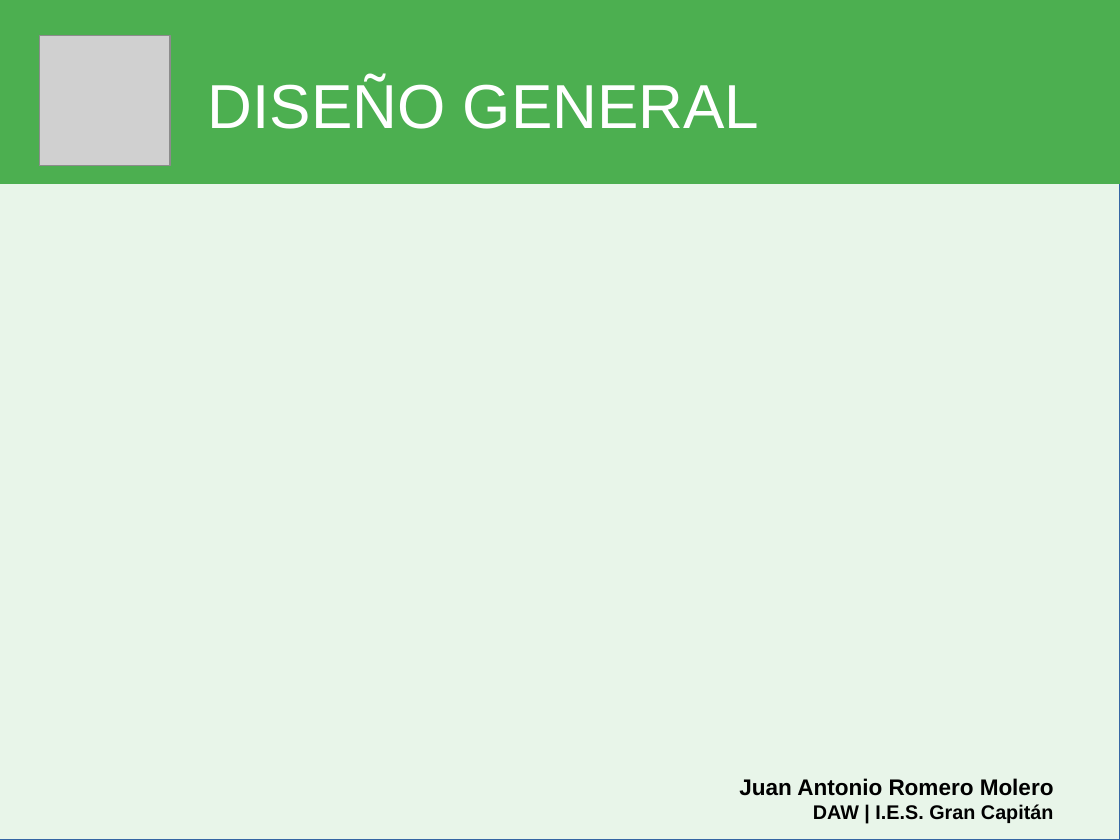
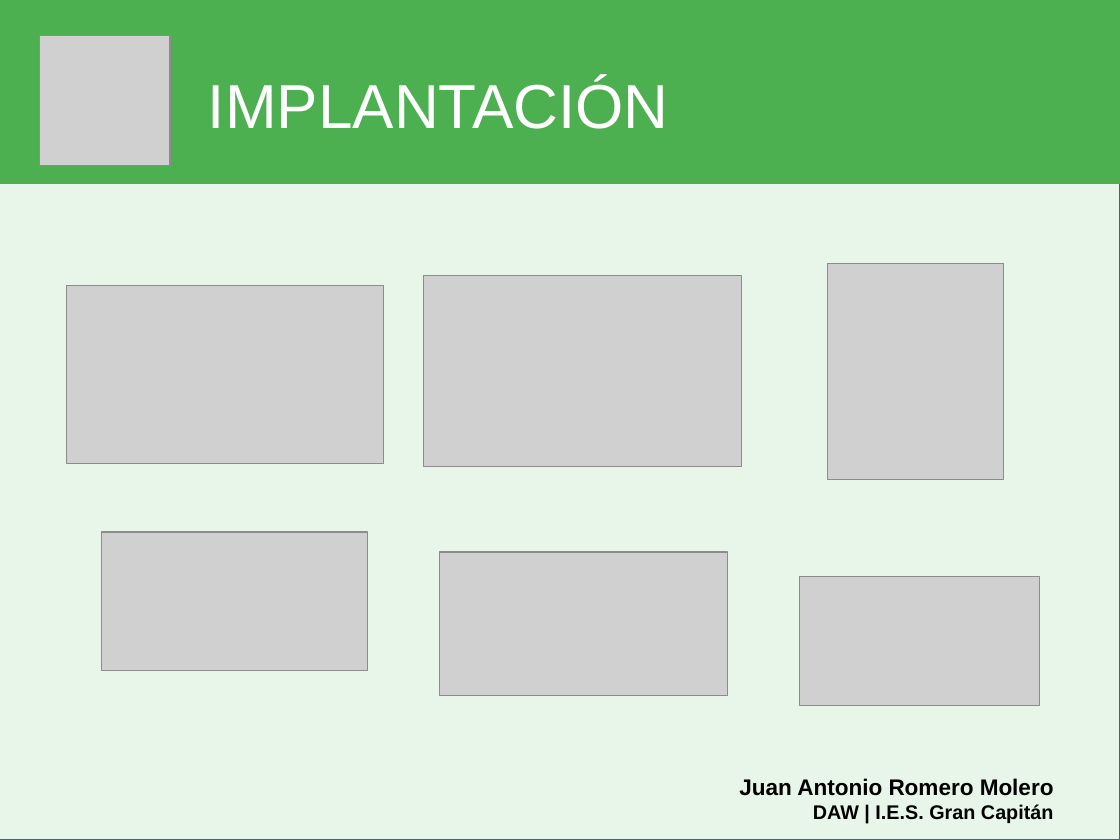
Before and after one commit to DptoInformaticaIESGranCapitan/JaRomero95-brisca-online, a slide deck: slide 15 of ppt/ppt.odp (slide 13 before the commit). Drawn at 1120x840 pixels with LibreOffice and Linux fonts; fonts in the diff are those of the drawing; grey boxes stand for pictures. Boxes give left, top, right and bottom in pixels: in the first picture for what was removed or moved away, otherwise in the second. Text is boxed around its words. In the diff, an @@ line names an element or a change of style, - is before the commit and + after.

```diff
--- a/ppt/ppt.odp
+++ b/ppt/ppt.odp
@@ title at <box>208,78,669,129</box>: text changed @@
-DISEÑO GENERAL
+IMPLANTACIÓN
@@ picture added at <box>828,264,1004,481</box> @@
@@ picture added at <box>66,286,383,464</box> @@
@@ picture added at <box>424,276,741,466</box> @@
@@ picture added at <box>102,533,369,671</box> @@
@@ picture added at <box>440,552,728,696</box> @@
@@ picture added at <box>800,576,1039,706</box> @@
```
Also in this commit, not shown: 3 other slides changed, 2 slides added.
